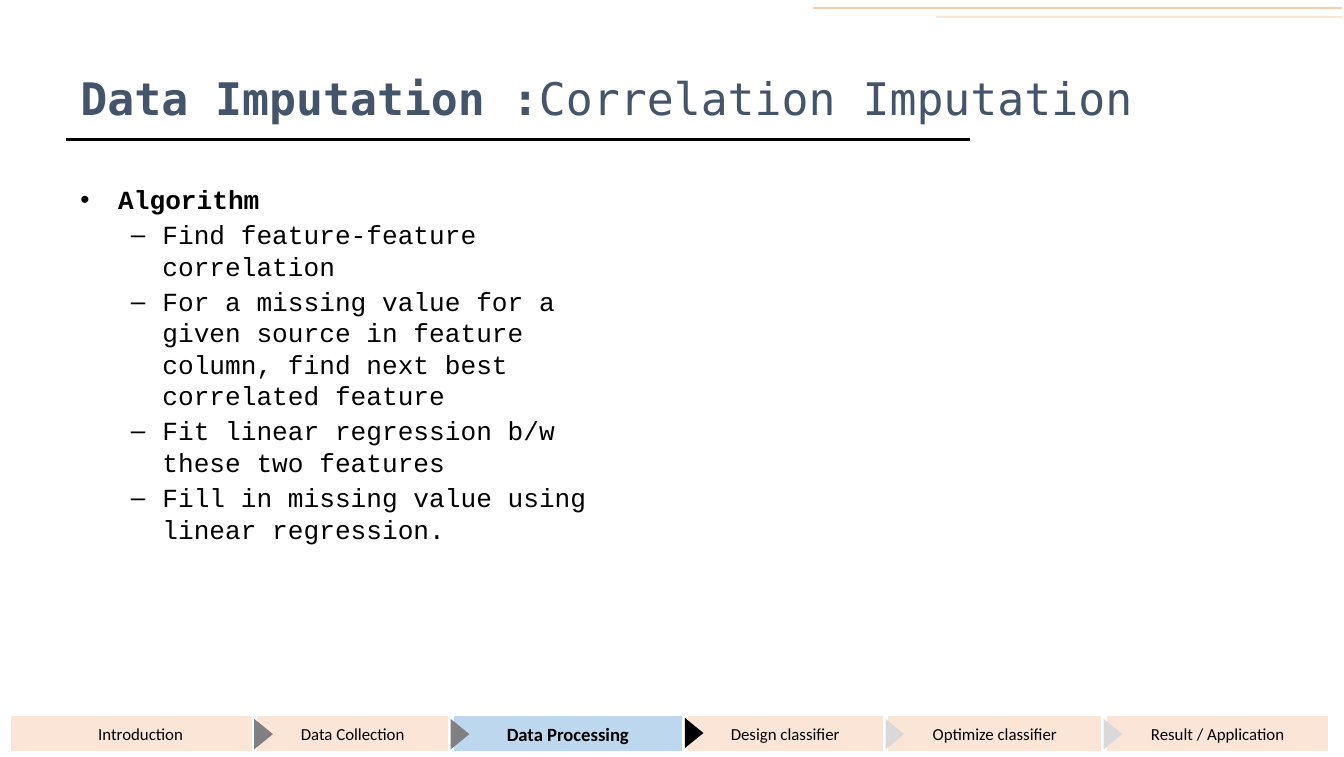
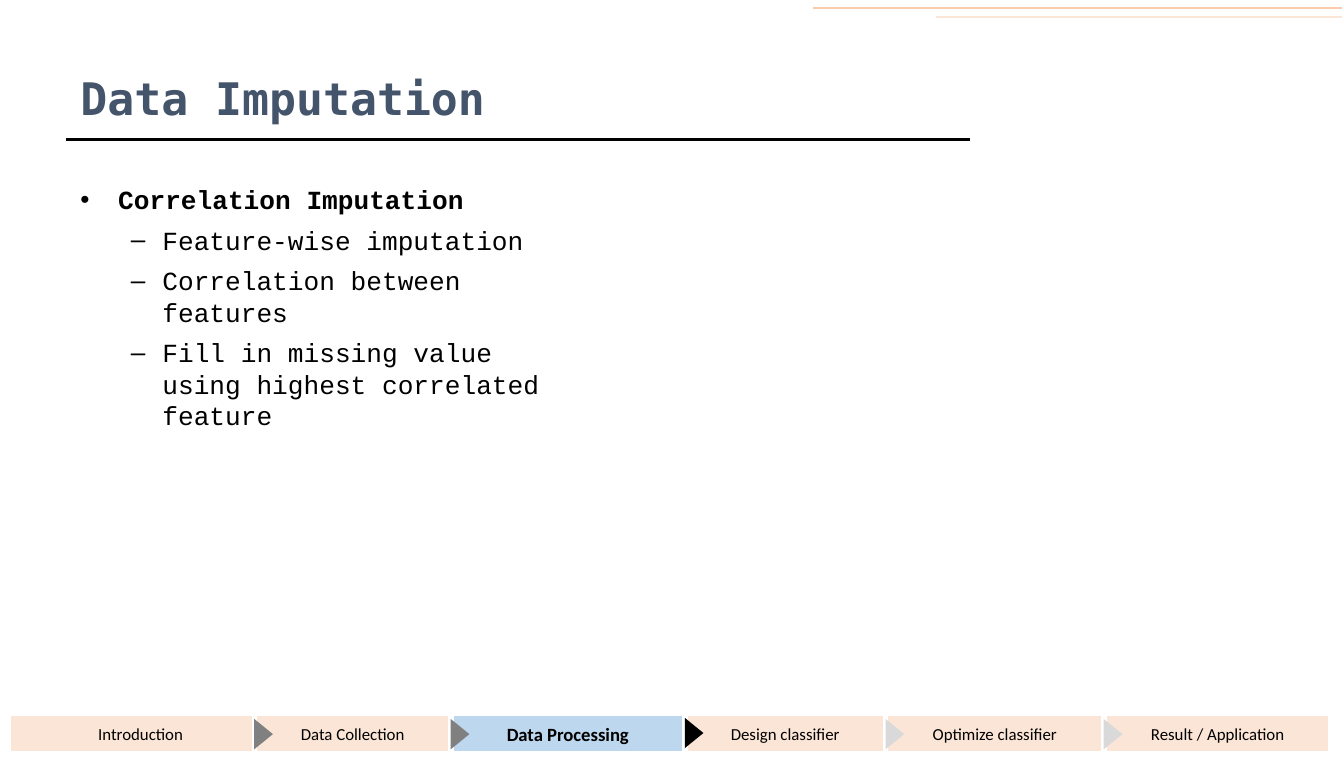
Before and after one commit to KumaranShivam5/gemini, a slide deck: slide 63 of presentation/end_sem_dec_2021/ppt_draft_backup.pptx (slide 21 before the commit). Drawn at 1344x757 pixels with LibreOffice and Linux fonts; fonts in the diff are those of the drawing. Boxes give left, top, right and bottom in pixels: in the first picture for what was removed or moved away, otherwise in the second. Text is boxed around its words. In the diff, an @@ line names an element or a change of style, - is before the commit and + after.

```diff
--- a/presentation/end_sem_dec_2021/ppt_draft_backup.pptx
+++ b/presentation/end_sem_dec_2021/ppt_draft_backup.pptx
@@ title at [80, 79, 485, 125]: text changed; bold on @@
-Data Imputation :Correlation Imputation
+Data Imputation
@@ text at [118, 191, 539, 426]: text changed @@
-• Algorithm
-  – Find feature-feature correlation
-  – For a missing value for a given source in feature column, find next best correlated feature
-  – Fit linear regression b/w these two features
-  – Fill in missing value using linear regression.
+• Correlation Imputation
+  – Feature-wise imputation
+  – Correlation between features
+  – Fill in missing value using highest correlated feature
```
Also in this commit, not shown: 53 other slides changed, 9 slides added, 1 slide removed, 15 other files.
